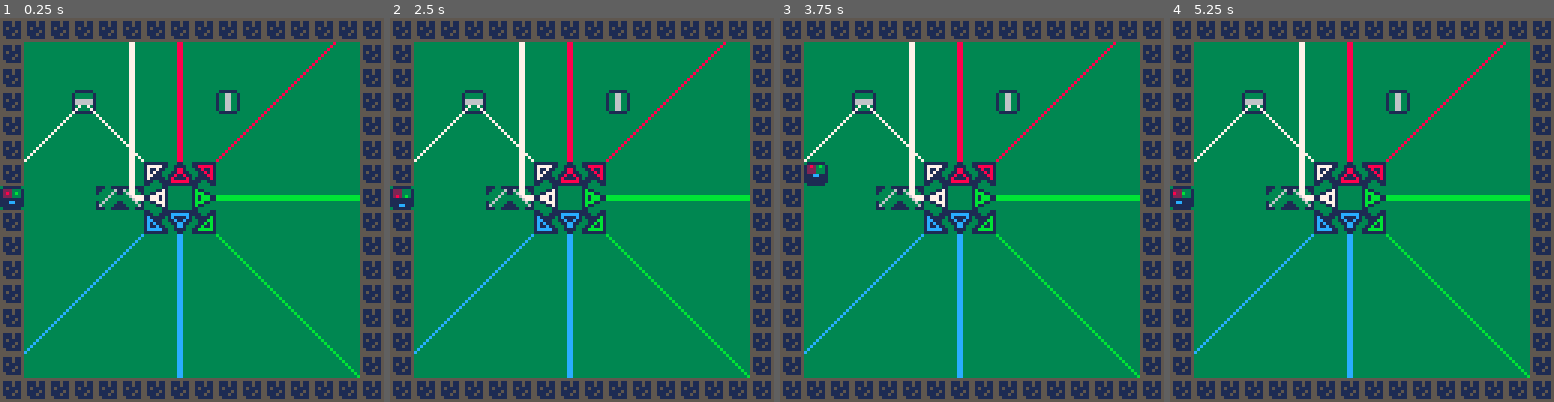
Above: before the commit, frames 1-4 (left to right).
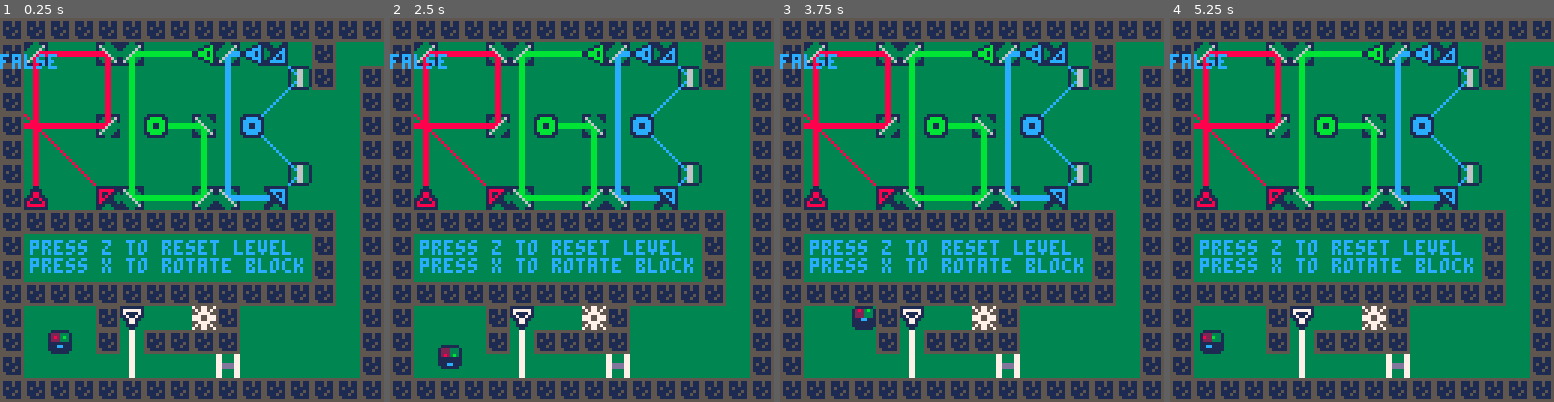
Above: after the commit, the same moments.

Repository: kohlsne/pico8_rgb_puzzle
Game: PICO-8 cartridge rgblaser.p8
Two runs of this game, one before a commit and one after it. Both use one fixed random seed, a clock stepped at 60 frames per second and the inputs below.
Inputs:
- Up to frame 1 (0.25 s): no input
- Up to frame 2 (2.5 s): tap O (Z key) at 0.33, 0.7, 1.43, 2.22 s; tap X (X key) at 1.07, 2.07, 2.4 s; hold Left 1.97-2.37 s; hold Down from 2.42 s (still down)
- Up to frame 3 (3.75 s): tap X (X key) every 0.33 s from 2.73 to 3.73 s; release Down at 2.82 s; hold Right 2.87-3.53 s; tap O (Z key) at 3.1 s; hold Up from 3.58 s (still down)
- Up to frame 4 (5.25 s): tap O (Z key) at 3.98, 4.87 s; tap X (X key) every 0.33 s from 4.07 to 5.07 s; release Up at 4.08 s; hold Right 4.13-4.53 s; hold Down 4.58-5.08 s; hold Left from 5.13 s (still down)

The runs differ from the first frame. In frame 1, 30% of the frame differs, in the area x 0-100%, y 6-94%; in frame 2, 30%; in frame 3, 30%; in frame 4, 30%.

Commit message:
fixed gate logic, need to fix crystal logic

Diff:
--- a/animationcurves.lua
+++ b/animationcurves.lua
@@ -72,102 +72,17 @@
       end
       obj.n = spritenum
     end
-    ms[key] = nil
-    ms.key = nil
+   ms[key] = nil
+   ms.key = nil
   end)
 end
 
-function findlaserend(x,y,d,c)
-  local dx = directionchangetable[d].dx
-  local dy = directionchangetable[d].dy
-  local xx = x
-  local yy = y
-  local colorpixel = pget(x,y)
-  if not (colorpixel == backgroundcolor or colorpixel == white or colorpixel == red or colorpixel == green or colorpixel == blue) then
-    return 0,0,true
+function laserhitanimation(x,y,c)
+  for i=1,1 do
+    local x0 = flr(rnd(5)) + x - 3
+    local y0 = flr(rnd(5)) + y - 3
+    pset(x0,y0,c)
   end
-  while colorpixel == backgroundcolor or colorpixel == white or colorpixel == red or colorpixel == green or colorpixel == blue do
-    xx = xx + dx
-    yy = yy + dy
-    colorpixel = pget(xx,yy)
-  end
-  xx = xx - dx
-  yy = yy - dy
-  if colorpixel == gray then
-    mirrordraw(xx,yy,d,c)
-  end
-  return xx,yy, false
-end
-
-function findlaserbegin(x,y,d,n)
-  local dx = 0
-  local dy = 0
-  if n == n_ulaser or n == n_urlaser or n == n_rlaser then
-    dx = laseroffset[d].dx
-    dy = laseroffset[d].dy
-  elseif n == n_fsmirror or n == n_bsmirror or n == n_hmirror or n == n_vmirror then
-    local key = makekey(d,n)
-    if mirroroffset[key] == nil then
-      return 0,0, true
-    end
-    dx = mirroroffset[key].dx
-    dy = mirroroffset[key].dy
-  end
-  local x0 = x + dx
-  local y0 = y + dy
-  local colorpixel = pget(x0,y0)
-  if not (colorpixel == backgroundcolor or colorpixel == white or colorpixel == red or colorpixel == green or colorpixel == blue) then
-    return 0,0, true
-  else return x0, y0, false
-  end
-end
-
-function laserdraw(n,x,y,d,c)
-  local x0,y0,fail0 = findlaserbegin(x,y,d,n)
-  local x1,y1,fail1 = findlaserend(x0,y0,d,c)
-  if (fail0 or fail1) then
-    return
-  end
-  line(x0,y0,x1,y1,c)
-  if n == n_urlaser then
-    return
-  end
-  -- draw two lines if needed
-  if (x0 == x1) then
-    x1,y1,fail0 = findlaserend(x0+1,y0,d,c)
-    if (fail0 or fail1) then
-      return
-    end
-    line(x0+1,y0,x1,y1,c)
-  end
-  if (y0 == y1) then
-    x1,y1,fail0 = findlaserend(x0,y0+1,d,c)
-    if (fail0 or fail1) then
-      return
-    end
-    line(x0,y0+1,x1,y1,c)
-  end
-end
-
-function mirrordraw(x,y,d,c)
-  -- need to know which way the laser came and the mirror that was hit to know where its going
-  local spritex = flr(x/8)
-  local spritey = flr(y/8)
-  local mirror = ms[makekey(spritex*8,spritey*8)]
-  if mirror == nil then
-    return
-  end
-  local x0,y0,fail0 = findlaserbegin(x,y,d,mirror.n)
-  local key = makekey(d,mirror.n)
-  if mirroroffset[key] == nil or fail0 then
-    return
-  end
-  local d1 = mirroroffset[key].d
-  local x1,y1,fail1 = findlaserend(x0,y0,d1,c)
-  if fail1 then
-    return
-  end
-  add(lasertbl,{x0=x0,y0=y0,x1=x1,y1=y1,c=c})
 end
 
 function lerp(a,b,t)
--- /dev/null
+++ b/lasers.lua
@@ -0,0 +1,99 @@
+function findlaserbegin(x,y,d,n)
+  local dx = 0
+  local dy = 0
+  if n == n_ulaser or n == n_urlaser or n == n_rlaser then
+    dx = laseroffset[d].dx
+    dy = laseroffset[d].dy
+  elseif n == n_fsmirror or n == n_bsmirror or n == n_hmirror or n == n_vmirror then
+    local key = makekey(d,n)
+    if mirroroffset[key] == nil then
+      return 0,0, true
+    end
+    dx = mirroroffset[key].dx
+    dy = mirroroffset[key].dy
+  end
+  local x0 = x + dx
+  local y0 = y + dy
+  local colorpixel = pget(x0,y0)
+  if not (colorpixel == backgroundcolor or colorpixel == white or colorpixel == red or colorpixel == green or colorpixel == blue) then
+    return 0,0, true
+  else return x0, y0, false
+  end
+end
+
+function findlaserend(x,y,d,c)
+  local dx = directionchangetable[d].dx
+  local dy = directionchangetable[d].dy
+  local xx = x
+  local yy = y
+  local colorpixel = pget(x,y)
+  if not (colorpixel == backgroundcolor or colorpixel == white or colorpixel == red or colorpixel == green or colorpixel == blue) then
+    return 0,0,true
+  end
+  while colorpixel == backgroundcolor or colorpixel == white or colorpixel == red or colorpixel == green or colorpixel == blue do
+    xx = xx + dx
+    yy = yy + dy
+    colorpixel = pget(xx,yy)
+  end
+  xx = xx - dx
+  yy = yy - dy
+  local spritex = flr(xx/8)
+  local spritey = flr(yy/8)
+  local crystal = ms[makekey(spritex*8,spritey*8)]
+  if crystal ~= nil and crystal.n == n_crystal and crystal.color == c then
+    crystal.active = true
+  end
+  if colorpixel == gray then
+    mirrordraw(xx,yy,d,c)
+  end
+  return xx,yy, false
+end
+
+
+function mirrordraw(x,y,d,c)
+  -- need to know which way the laser came and the mirror that was hit to know where its going
+  local spritex = flr(x/8)
+  local spritey = flr(y/8)
+  local mirror = ms[makekey(spritex*8,spritey*8)]
+  if mirror == nil then
+    return
+  end
+  local x0,y0,fail0 = findlaserbegin(x,y,d,mirror.n)
+  local key = makekey(d,mirror.n)
+  if mirroroffset[key] == nil or fail0 then
+    return
+  end
+  local d1 = mirroroffset[key].d
+  local x1,y1,fail1 = findlaserend(x0,y0,d1,c)
+  if fail1 then
+    return
+  end
+  add(lasertbl,{x0=x0,y0=y0,x1=x1,y1=y1,c=c})
+end
+
+function updatelasers(n,x,y,d,c)
+  local x0,y0,fail0 = findlaserbegin(x,y,d,n)
+  local x1,y1,fail1 = findlaserend(x0,y0,d,c)
+  if (fail0 or fail1) then
+    return
+  end
+  add(lasertbl,{x0=x0,y0=y0,x1=x1,y1=y1,c=c})
+  if n == n_urlaser then
+    return
+  end
+  -- draw two lines if needed
+  if (x0 == x1) then
+    x1,y1,fail0 = findlaserend(x0+1,y0,d,c)
+    if (fail0 or fail1) then
+      return
+    end
+    add(lasertbl,{x0=x0+1,y0=y0,x1=x1,y1=y1,c=c})
+  end
+  if (y0 == y1) then
+    x1,y1,fail0 = findlaserend(x0,y0+1,d,c)
+    if (fail0 or fail1) then
+      return
+    end
+    add(lasertbl,{x0=x0,y0=y0+1,x1=x1,y1=y1,c=c})
+  end
+end
--- a/levelinit.lua
+++ b/levelinit.lua
@@ -4,6 +4,10 @@
   mapyoffset = 0
   local startx = 2*8
   local starty = 13*8
+  redactive = true
+  greenactive = true
+  blueactive = true
+  whiteactive = true
   ms = nil
   ms = {}
   ms[makekey(startx, starty)] = { n=n_plr, x=startx, y=starty, moving=false, d=nil }
@@ -30,8 +34,8 @@
   ms[makekey(12*8, 6*8)] = { n=n_vmirror, x=12*8, y=6*8, moving=false }
 
   ms[makekey(5*8, 12*8)] = { n=n_ulaser, x=5*8, y=12*8, moving=false, color=white, d="d", active = true}
-  ms[makekey(8*8, 12*8)] = { n=n_crystal,x=8*8, y=12*8, moving=false , color=white, active=false}
-  ms[makekey(9*8, 14*8)] = { n=n_hgate,           x=9*8,   y=14*8,  moving=false , color=white}
+  ms[makekey(8*8, 12*8)] = { n=n_crystal,x=8*8, y=12*8, moving=false , color=white, active=false, xgate = 9*8, ygate=14*8}
+  ms[makekey(9*8, 14*8)] = { n=n_hgate,  x=9*8, y=14*8,  moving=false , color=white}
 
   plr = ms[makekey(startx, starty)]
 end
@@ -41,7 +45,11 @@
   mapxoffset = 16
   mapyoffset = 0
   local startx = 0*8
-  local starty = 1*8
+  starty = 1*8
+  redactive = true
+  greenactive = true
+  blueactive = true
+  whiteactive = true
   ms = nil
   ms = {}
   ms[makekey(startx, starty)] = { n=n_plr, x=startx, y=starty, moving=false, d=nil }
@@ -55,7 +63,7 @@
   ms[makekey(4*8, 11*8)] = { n=n_neturalblock,   x=4*8,   y=11*8,  moving=false }
   ms[makekey(2*8, 12*8)] = { n=n_neturalblock,   x=2*8,   y=12*8,  moving=false }
   ms[makekey(8*8, 14*8)] = { n=n_colorblock,     x=8*8,   y=14*8,  moving=false , color=red}
-  ms[makekey(9*8, 13*8)] = { n=n_vgate,           x=9*8,   y=13*8,  moving=false , color=red}
+  ms[makekey(9*8, 13*8)] = { n=n_vgate,          x=9*8,   y=13*8,  moving=false , color=red}
   ms[makekey(8*8, 5*8)]  = { n=n_neturalblock,   x=8*8,   y=5*8,   moving=false }
   ms[makekey(8*8, 6*8)]  = { n=n_neturalblock,   x=8*8,   y=6*8,   moving=false }
   ms[makekey(8*8, 7*8)]  = { n=n_neturalblock,   x=8*8,   y=7*8,   moving=false }
@@ -63,8 +71,8 @@
   ms[makekey(8*8, 9*8)]  = { n=n_neturalblock,   x=8*8,   y=9*8,   moving=false }
   ms[makekey(8*8, 10*8)] = { n=n_neturalblock,   x=8*8,   y=10*8,  moving=false }
   ms[makekey(8*8, 11*8)] = { n=n_neturalblock,   x=8*8,   y=11*8,  moving=false }
-  ms[makekey(11*8, 6*8)] = { n=n_colorblock,     x=11*8,  y=6*8,   moving=false , color=green }
-  ms[makekey(11*8, 7*8)] = { n=n_colorblock,     x=11*8,  y=7*8,   moving=false , color=blue}
+  ms[makekey(11*8, 6*8)] = { n=n_colorblock,     x=11*8,  y=6*8,   moving=false , color=blue}
+  ms[makekey(11*8, 7*8)] = { n=n_colorblock,     x=11*8,  y=7*8,   moving=false , color=green}
   ms[makekey(11*8, 8*8)] = { n=n_colorblock,     x=11*8,  y=8*8,   moving=false , color=red}
   ms[makekey(14*8, 6*8)] = { n=n_neturalblock,   x=14*8,  y=6*8,   moving=false }
   ms[makekey(14*8, 7*8)] = { n=n_neturalblock,   x=14*8,  y=7*8,   moving=false }
@@ -75,17 +83,28 @@
   ms[makekey(13*8, 1*8)] = { n=n_crystal,        x=13*8,  y=1*8,   moving=false , color=red, active = false}
   ms[makekey(13*8, 2*8)] = { n=n_neturalblock,   x=13*8,  y=2*8,   moving=false }
   plr = ms[makekey(startx, starty)]
+
+  switchtbl = nil
+  switchtbl = {}
+  add(switchtbl, { x=12*8,y=14*8, n = n_switchred, c = red, activatelaser = false, active = false, xgate = 9*8, ygate=13*8})
+  add(switchtbl, { x=8*8,y=3*8, n = n_switchgreen, c = green, activatelaser = false, active = false, xgate = 10*8, ygate=3*8})
+  add(switchtbl, { x=8*8,y=4*8, n = n_switchblue, c = blue, activatelaser = false, active = false, xgate = 10*8, ygate=4*8})
+  add(switchtbl, { x=8*8,y=1*8, n = n_switchred, c = red, activatelaser = false, active = false, xgate = 10*8, ygate=2*8})
 end
 
 function level2init()
   level=2
   mapxoffset = 32
   mapyoffset = 0
+  plr = nil
+  local startx = 0*8
+  starty = 7*8
+  redactive = true
+  greenactive = true
+  blueactive = true
+  whiteactive = true
   ms = nil
   ms = {}
-  plr = nil
-  local startx = 0*8
-  local starty = 7*8
   ms[makekey(startx, starty)] = { n=n_plr, x=startx, y=starty, moving=false, d = nil }
   ms[makekey(4*8, starty)] = { n=n_fsmirror, x=4*8, y=starty, moving=false }
   ms[makekey(5*8, starty)] = { n=n_bsmirror, x=5*8, y=starty, moving=false }
--- a/levellogic.lua
+++ b/levellogic.lua
@@ -19,20 +19,33 @@
 --  ms[makekey(9*8, 14*8)] = { n=n_hgate,           x=9*8,   y=14*8,  moving=false , color=white}
 end
 
+function walllocks()
+  --remove plr logic and just run when plr is seletcted?
+  local y = starty
+  --Add wall lock
+  if ms[makekey(0,y)] ~= nil and ms[makekey(0,y)] == plr and ms[makekey(-8,y)] == nil then
+    ms[makekey(-8,y)] = { n=n_wall,   x=-8,   y=y,  moving=false }
+  end
+  if ms[makekey(1*8,y)] ~= nil and ms[makekey(1*8,y)] == plr and ms[makekey(0,y)] == nil then
+    ms[makekey(0,y)] = { n=n_wall,   x=0,   y=y,  moving=false }
+    ms[makekey(-8,y)] = nil
+  end
+end
+
 function level1logic()
   --Add wall lock
-  if ms[makekey(0*8,1*8)] ~= nil and ms[makekey(0*8,1*8)] == plr and ms[makekey(-8,1*8)] == nil then
-    ms[makekey(-8,1*8)] = { n=n_wall,   x=-8,   y=1*8,  moving=false }
-  end
-  if ms[makekey(1*8,1*8)] ~= nil and ms[makekey(1*8,1*8)] == plr and ms[makekey(0*8,1*8)] == nil then
-    ms[makekey(0*8,1*8)] = { n=n_wall,   x=0*8,   y=1*8,  moving=false }
-    ms[makekey(-8,1*8)] = nil
-  end
+ -- if ms[makekey(0*8,1*8)] ~= nil and ms[makekey(0*8,1*8)] == plr and ms[makekey(-8,1*8)] == nil then
+ --   ms[makekey(-8,1*8)] = { n=n_wall,   x=-8,   y=1*8,  moving=false }
+ -- end
+ -- if ms[makekey(1*8,1*8)] ~= nil and ms[makekey(1*8,1*8)] == plr and ms[makekey(0*8,1*8)] == nil then
+ --   ms[makekey(0*8,1*8)] = { n=n_wall,   x=0*8,   y=1*8,  moving=false }
+ --   ms[makekey(-8,1*8)] = nil
+ -- end
   -- first switch
-  switchlogic(makekey(12*8,14*8),makekey(9*8,13*8),red)
-  switchlogic(makekey(8*8,4*8),makekey(10*8,4*8),blue)
-  switchlogic(makekey(8*8,3*8),makekey(10*8,3*8),green)
-  switchlogic(makekey(8*8,1*8),makekey(10*8,2*8),red)
+ -- switchlogic(makekey(12*8,14*8),makekey(9*8,13*8),red)
+ -- switchlogic(makekey(8*8,4*8),makekey(10*8,4*8),blue)
+ -- switchlogic(makekey(8*8,3*8),makekey(10*8,3*8),green)
+ -- switchlogic(makekey(8*8,1*8),makekey(10*8,2*8),red)
 
   if ms[makekey(16*8,7*8)] ~= nil and ms[makekey(16*8,7*8)] == plr then
     level2init()
@@ -40,27 +53,44 @@
 end
 
 function level2logic()
-  -- add wall upon entry
-  if ms[makekey(0*8,7*8)] ~= nil and ms[makekey(0*8,7*8)] == plr and ms[makekey(-8,7*8)] == nil then
-    ms[makekey(-8,7*8)] = { n=n_wall,   x=-8,   y=7*8,  moving=false }
-  end
-  if ms[makekey(1*8,7*8)] ~= nil and ms[makekey(1*8,7*8)] == plr and ms[makekey(0*8,7*8)] == nil then
-    ms[makekey(0*8,7*8)] = { n=n_wall,   x=0*8,   y=7*8,  moving=false }
-    ms[makekey(-8,7*8)] = nil
-  end
 end
 
-function switchlogic(switchkey,gatekey,color)
-  -- switch key in the table will be the block
-  if ms[switchkey] ~= nil and ms[gatekey] ~= nil and ms[gatekey].moving == false and ms[switchkey].n == n_colorblock and ms[switchkey].color == color and ms[gatekey].color == color and fget(ms[gatekey].n,0) == true  then
-    gateopen(ms[gatekey], 10, {ms[gatekey].n+1,ms[gatekey].n+2,ms[gatekey].n+3,0})
+--function switchlogic(switchkey,gatekey,color)
+--  -- switch key in the table will be the block
+--  if ms[switchkey] ~= nil and ms[gatekey] ~= nil and ms[gatekey].moving == false and ms[switchkey].n == n_colorblock and ms[switchkey].color == color and ms[gatekey].color == color and fget(ms[gatekey].n,0) == true  then
+--    gateopen(ms[gatekey], 10, {ms[gatekey].n+1,ms[gatekey].n+2,ms[gatekey].n+3,0})
+--  end
+--end
+
+function switchlogic()
+  for switch  in all(switchtbl) do
+    local switchkey = makekey(switch.x,switch.y)
+    --ms switchkey will be colorblock
+    if (ms[switchkey] ~= nil and ms[switchkey].n == n_colorblock and ms[switchkey].color == switch.c) then
+      switch.active = true
+      if switch.activatelaser == true then
+        if switch.c == red then redactive = true end
+        if switch.c == green then greenactive = true end
+        if switch.c == blue then blueactive = true end
+      else
+        local gatekey = makekey(switch.xgate,switch.ygate)
+        if ms[gatekey] ~= nil and (ms[gatekey].n == n_hgate or ms[gatekey].n == n_vgate) then gateopen(ms[gatekey], 10, {ms[gatekey].n+1,ms[gatekey].n+2,ms[gatekey].n+3}) end
+      end
+    else
+      switch.active = false
+      if switch.activatelaser == true then
+        if switch.c == red then redactive = false end
+        if switch.c == green then greenactive = false end
+        if switch.c == blue then blueactive = false end
+      end
+    end
   end
 end
 
 
 function crystallogic(crystalkey,gatekey,color)
   -- switch key in the table will be the block
-  if ms[crystalkey] ~= nil and ms[gatekey] ~= nil and ms[gatekey].moving == false and ms[crystalkey].n == n_colorblock and ms[crystalkey].color == color and ms[gatekey].color == color and fget(ms[gatekey].n,0) == true  then
+  if ms[crystalkey] ~= nil and ms[gatekey] ~= nil and ms[gatekey].moving == false and (ms[gatekey].n == n_hgate or ms[gatekey].n == n_vgate) and ms[crystalkey].active == true then
     gateopen(ms[gatekey], 10, {ms[gatekey].n+1,ms[gatekey].n+2,ms[gatekey].n+3,0})
   end
 end
@@ -113,32 +143,3 @@
       o.n = n_hmirror
   end
 end
-
-
-
-function updatelasers(n,x,y,d,c)
-  local x0,y0,fail0 = findlaserbegin(x,y,d,n)
-  local x1,y1,fail1 = findlaserend(x0,y0,d,c)
-  if (fail0 or fail1) then
-    return
-  end
-  add(lasertbl,{x0=x0,y0=y0,x1=x1,y1=y1,c=c})
-  if n == n_urlaser then
-    return
-  end
-  -- draw two lines if needed
-  if (x0 == x1) then
-    x1,y1,fail0 = findlaserend(x0+1,y0,d,c)
-    if (fail0 or fail1) then
-      return
-    end
-    add(lasertbl,{x0=x0+1,y0=y0,x1=x1,y1=y1,c=c})
-  end
-  if (y0 == y1) then
-    x1,y1,fail0 = findlaserend(x0,y0+1,d,c)
-    if (fail0 or fail1) then
-      return
-    end
-    add(lasertbl,{x0=x0,y0=y0+1,x1=x1,y1=y1,c=c})
-  end
-end
--- a/main.lua
+++ b/main.lua
@@ -18,6 +18,9 @@
   n_wall=6
   n_neturalblock=7
   n_colorblock=8
+  n_switchred=9
+  n_switchgreen=n_switchred+1
+  n_switchblue=n_switchred+2
   n_ulaser=12
   n_urlaser=13
   n_rlaser=14
@@ -32,10 +35,11 @@
   routines={}
   ms={} --interactive/movable sprites
   lasertbl={}
+  switchtbl={}
   tableinit()
 
-  --menuinit()
-  level2init()
+  menuinit()
+  --level1init()
 end
 
 function makekey(x, y)
@@ -52,6 +56,7 @@
     elseif (btnp(5)) then rotateblock()--x
     end
 
+  walllocks()
   if (level==0) then
     menulogic()
   elseif (level==1) then
@@ -63,10 +68,14 @@
   lasertbl = nil
   lasertbl = {}
   for key, value in pairs(ms) do
-    if value.n == n_ulaser or value.n == n_urlaser or value.n == n_rlaser and value.active == true then
-      updatelasers(value.n,value.x,value.y,value.d,value.color)
+    if value.n == n_ulaser or value.n == n_urlaser or value.n == n_rlaser  then
+      if (value.color == red and redactive) or (value.color == green and greenactive) or (value.color == blue and blueactive) or (value.color == white and white) then
+        updatelasers(value.n,value.x,value.y,value.d,value.color)
+      end
     end
   end
+
+  switchlogic()
 
   for r in all(routines) do
     if (costatus(r)) == "dead" then
@@ -94,7 +103,11 @@
 --Draw section of map (starting from TILE_X, TILE_Y) at screen position SX, SY (pixels)
   end
 
-  for v in all(lasertbl) do line(v.x0,v.y0,v.x1,v.y1,v.c) end
+  for v in all(lasertbl) do
+    line(v.x0,v.y0,v.x1,v.y1,v.c)
+    --laserhitanimation(v.x0,v.y0,v.c)
+  end
+
 
   for key, value in pairs(ms) do
     if value.color == nil then
@@ -124,9 +137,12 @@
       end
       pal()
     end
+    if value.n == n_crystal then
+      print(value.active)
+    end
   end
 
- -- for key, value in ipairs(laserspritestbl) do
+-- for key, value in ipairs(laserspritestbl) do
  --   print(value.n)
  -- end
  -- for key, value in pairs(mirroroffset) do
@@ -143,3 +159,4 @@
 -- todo
 -- backround color same as eye, laser can get into player sprite
 -- when a laser touches a crystal switch it to active
+-- colorblock should also contain where the switch is
--- a/rgblaser.p8
+++ b/rgblaser.p8
@@ -6,6 +6,7 @@
 #include levellogic.lua
 #include levelinit.lua
 #include tables.lua
+#include lasers.lua
 __gfx__
 000000000111111001111110011111100111111001111110555555550111111001111110088888800bbbbbb00cccccc000011000111111111100000075577557
 000000001222333112823b3112223331122233311222333151115115122221211177771180000008b000000bc000000c00111100117777711711000057577575
@@ -20,8 +21,8 @@
 10000601106000011000000110066001000dd00000d00d000d0000d0d000000d7700007777dddd7700000000000000001d0000d1000000000000000000000000
 00006000000600001666666110066001000dd00000d00d000d0000d0d000000d77dddd7700000000000000000000000000000000000000000000000000000000
 00060000000060001666666110066001000dd00000d00d000d0000d0d000000d77dddd7700000000000000000000000000000000000000000000000000000000
-10600001100006011000000110066001000dd00000d00d000d0000d0d000000d7700007777dddd7700000000000000001d000061000000000000000000000000
-1600001111000061100000011006600177777777777007777700007770000007770000777700007777dddd770000000010d00601000000000000000000000000
+10600001100006011000000110066001000dd00000d00d000d0000d0d000000d7700007777dddd7700000000000000001d0000d1000000000000000000000000
+1600001111000061100000011006600177777777777007777700007770000007770000777700007777dddd770000000010d00d01000000000000000000000000
 111001111110011101111110011111107777777777700777770000777000000777000077770000777700007777dddd7701100110000000000000000000000000
 01111110111771115333333500000000000000000000000000000000000000000000000000000000000000000000000000000000000000000000000000000000
 119abc11144444413533335300000000000000000000000000000000000000000000000000000000000000000000000000000000000000000000000000000000
